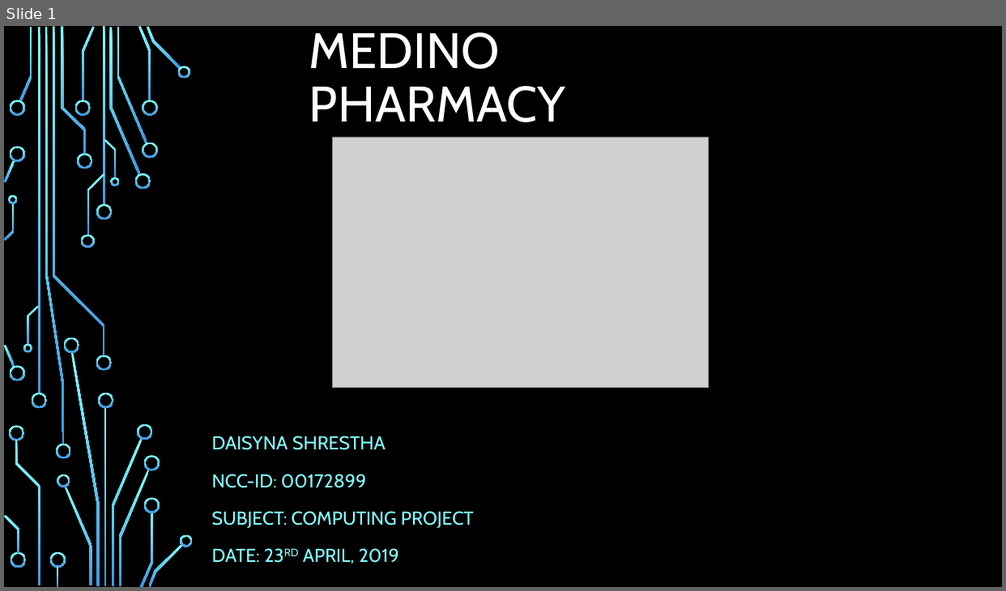
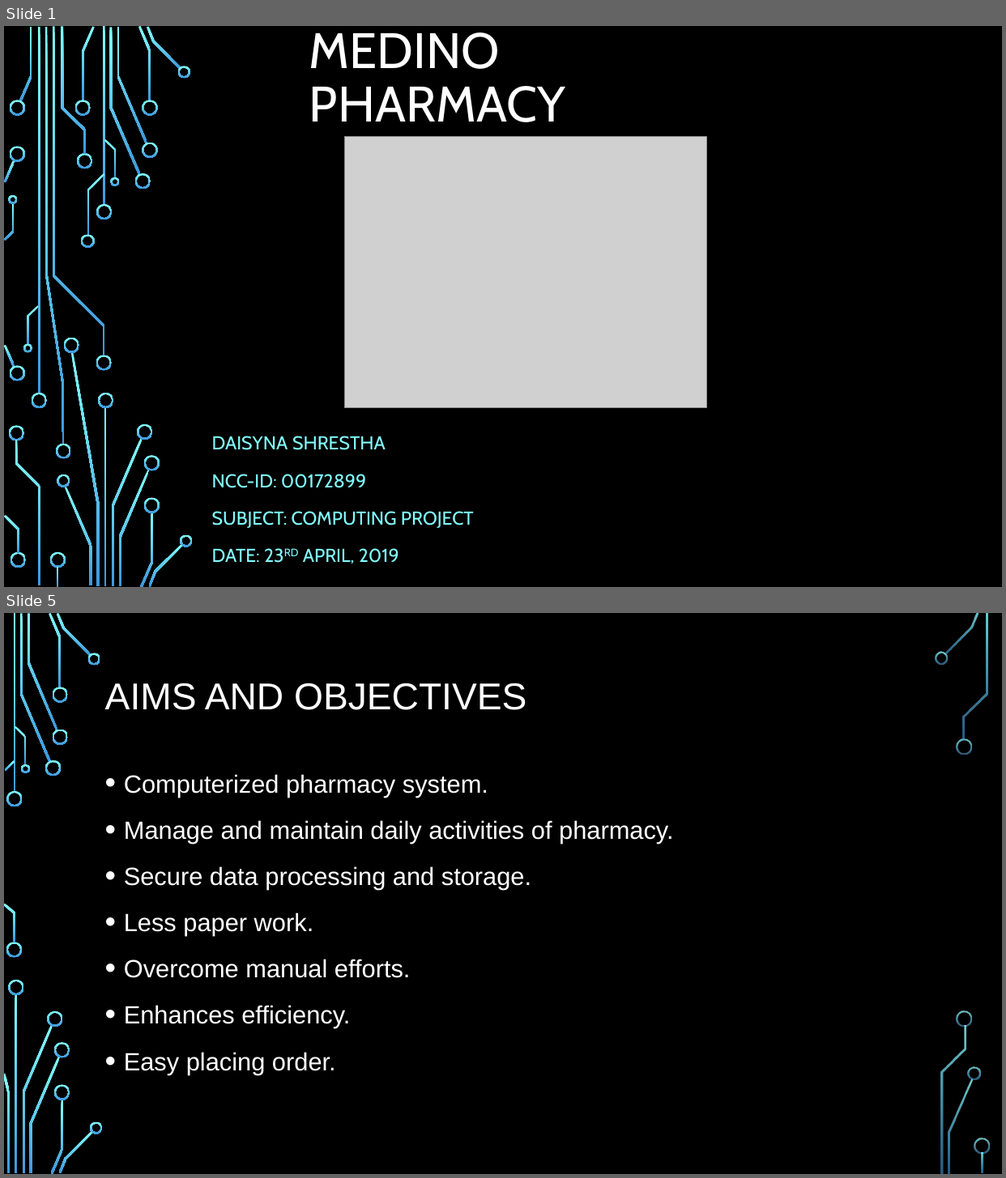
Before and after one commit to sdaisyna/PharmacyMS, a slide deck: Design/Medino Pharmacy.pptx. Shown one above the other, each under a label of ours: slide 1 before the commit, slides 1 and 5 after it; the slides between them are not shown. The pictures are 1006x591 and 1006x1178 pixels, drawn with LibreOffice and Linux fonts; fonts in the diff are those of the drawing; grey boxes stand for pictures; background and template pictures are left out. Boxes give left, top, right and bottom in pixels: in the first picture for what was removed or moved away, otherwise in the second. Text is boxed around its words. In the diff, an @@ line names an element or a change of style, - is before the commit and + after.

```diff
--- a/Design/Medino Pharmacy.pptx
+++ b/Design/Medino Pharmacy.pptx
@@ slide 5 added at [4, 613, 1002, 1174], background picture (left out) @@
@@ title added at [105, 683, 526, 710], 36 pt, text #FFFFFF @@
+AIMS AND OBJECTIVES
@@ text added at [124, 774, 674, 1075], 24 pt, text #FFFFFF @@
+• Computerized pharmacy system.
+• Manage and maintain daily activities of pharmacy.
+• Secure data processing and storage.
+• Less paper work.
+• Overcome manual efforts.
+• Enhances efficiency.
+• Easy placing order.
@@ group added at [4, 613, 990, 1174]: 33 freeform shapes, 3 rectangles @@
@@ slide 1 changed as well @@
@@ picture: place and size @@
-picture at [333, 137, 709, 387]
+picture at [345, 137, 707, 408]
```
Also in this commit, not shown: 1 other slide changed, 41 other slides added, 1 slide removed, 6 other files.
